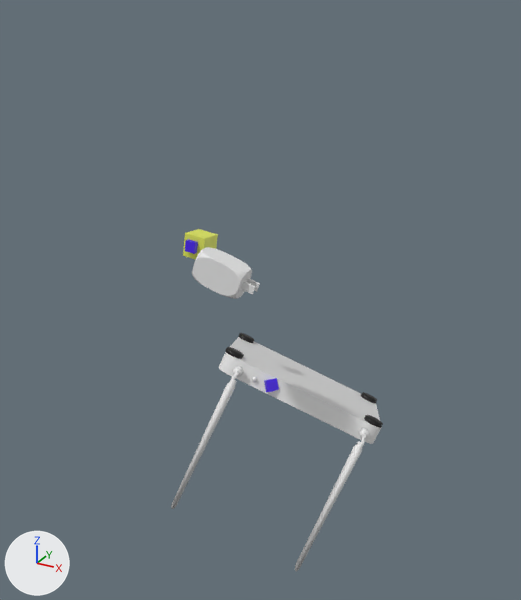
Two versions of the glTF model router1.glb, one commit apart.
Camera for both pictures: a 50 mm lens placed at (41.5, -74.4, 46.6), pointed at (-4.6, 9.4, 4.7). Lighting does not change. The marker at lower left points along +X, +Y and +Z. The picture after the commit comes second.

Names of what the first picture shows: 'Plug', 'RAZ', 'RazPort', 'Router', 'RouterPort'.
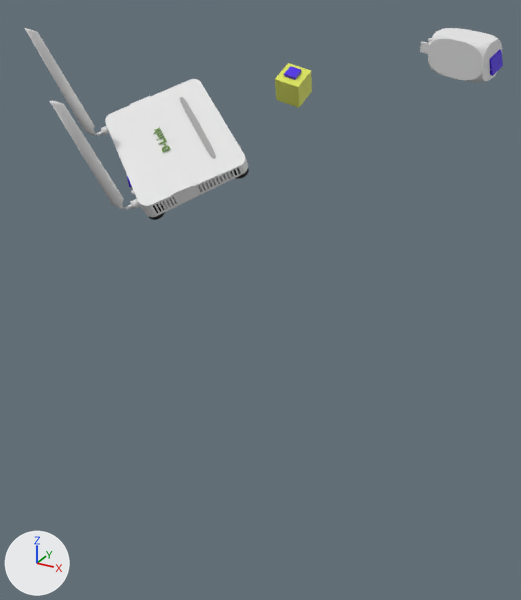
Changed parts and their boxes (x1, y1, x2, y2) in the pictures (521 x 600 px):
'Router', moved, turned: before (171, 333, 383, 572); after (25, 28, 249, 220)
'Plug', moved, turned: before (192, 247, 260, 299); after (420, 28, 502, 82)
'RAZ', moved, turned: before (183, 229, 218, 259); after (275, 63, 312, 108)
'RazPort', moved, turned: before (185, 239, 198, 254); after (284, 66, 301, 80)
'PlugPort', moved (not visible before): after (489, 50, 503, 76)
'RouterPort', moved, turned: before (264, 378, 279, 392); after (127, 176, 132, 187)

The change, as a diff of the scene's bpy script:
```diff
--- a/router1.glb.py
+++ b/router1.glb.py
@@ ob_plug @@
 ob_plug = bpy.data.objects.new('Plug', me_cube_008)
-ob_plug.location = (-7.9, -5.2, 6.2)
-ob_plug.rotation_euler = (0.254, 0.196, 1.41)  # degrees (15, 11, 81)
+ob_plug.location = (25.4, -0.7, 29.1)
+ob_plug.rotation_euler = (-0.209, 0.23, -2.185)  # degrees (-12, 13, -125)
 ob_plug.scale = (4.64, 4.64, 4.64)
@@ ob_router @@
 ob_router = bpy.data.objects.new('Router', me_cube_006)
-ob_router.location = (1.0, 3.8, -2.5)
-ob_router.rotation_euler = (0.19, -2.626, 0.538)  # degrees (11, -150, 31)
+ob_router.location = (-26.6, 11.5, 17.4)
+ob_router.rotation_euler = (0.299, 0.561, -0.925)  # degrees (17, 32, -53)
 ob_router.scale = (4.2, 4.2, 4.2)
@@ ob_routerport @@
 ob_routerport = bpy.data.objects.new('RouterPort', me_cube_011)
-ob_routerport.location = (0.8, 2.6, -4.3)
-ob_routerport.rotation_euler = (0.0755, -0.459, -0.756)  # degrees (4.3, -26, -43)
+ob_routerport.location = (-27.3, 10.7, 19.4)
+ob_routerport.rotation_euler = (-2.006, 0.105, -2.479)  # degrees (-115, 6, -142)
 ob_routerport.scale = (-0.798, -0.798, -0.798)
@@ ob_raz @@
 ob_raz = bpy.data.objects.new('RAZ', me_cube_012)
-ob_raz.location = (-18.1, 14.6, 9.2)
-ob_raz.rotation_euler = (-0.0828, -3.039, 1.553)  # degrees (-4.7, -174, 89)
+ob_raz.location = (-4.5, 18.8, 33.6)
+ob_raz.rotation_euler = (1.024, -0.228, -3.139)  # degrees (59, -13, -180)
 ob_raz.scale = (1.83, 1.83, 1.83)
@@ ob_plugport @@
 ob_plugport = bpy.data.objects.new('PlugPort', me_cube_013)
-ob_plugport.location = (-6.3, 3.8, 8.3)
+ob_plugport.location = (25.6, 0.0, 39.7)
 ob_plugport.rotation_euler = (0.836, -2.567, -0.169)  # degrees (48, -147, -9.7)
@@ ob_razport @@
 ob_razport = bpy.data.objects.new('RazPort', me_cube_014)
-ob_razport.location = (-18.3, 12.8, 9.6)
-ob_razport.rotation_euler = (-0.734, 1.422, -2.311)  # degrees (-42, 81, -132)
+ob_razport.location = (-4.3, 18.1, 34.8)
+ob_razport.rotation_euler = (-1.314, -0.563, 1.405)  # degrees (-75, -32, 81)
 ob_razport.scale = (0.863, 0.863, 0.863)
```
